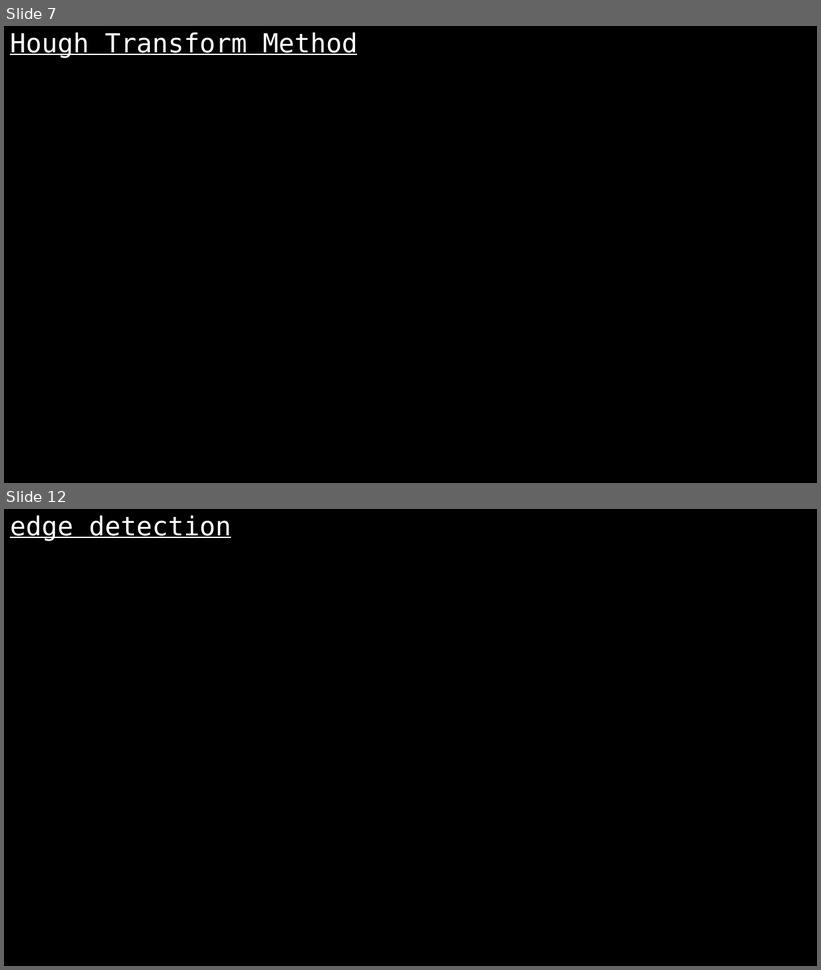
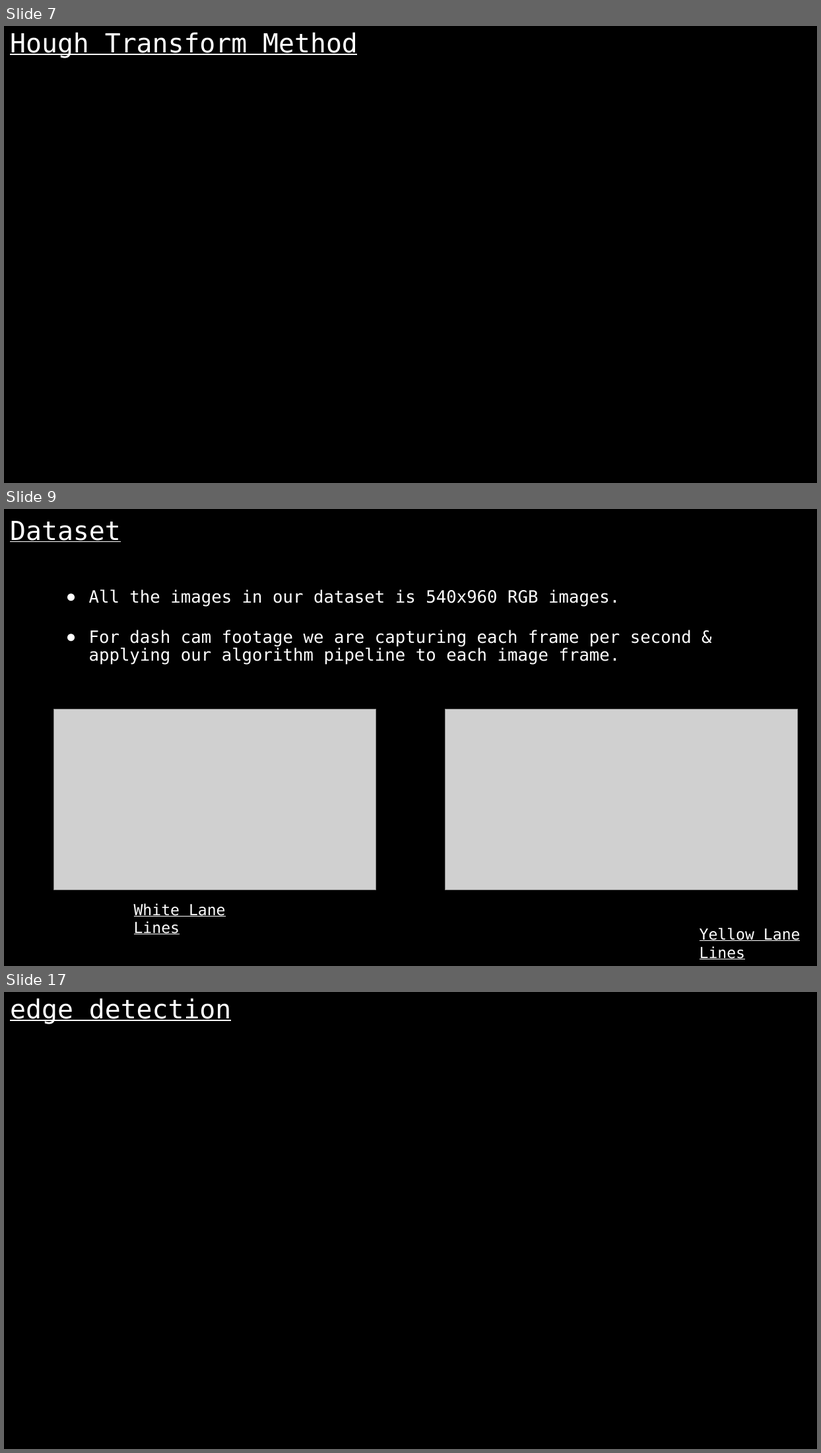
Before and after one commit to karthikeyanrathore/Lane-Line-Detection, a slide deck: laneline.pptx. Shown one above the other, each under a label of ours: slides 7 and 12 before the commit, slides 7, 9 and 17 after it; the slides between them are not shown. The pictures are 821x970 and 821x1453 pixels, drawn with LibreOffice and Linux fonts; fonts in the diff are those of the drawing; grey boxes stand for pictures. Boxes give left, top, right and bottom in pixels: in the first picture for what was removed or moved away, otherwise in the second. Text is boxed around its words. In the diff, an @@ line names an element or a change of style, - is before the commit and + after.

```diff
--- a/laneline.pptx
+++ b/laneline.pptx
@@ slide 9 added at [4, 509, 817, 966], background #000000 @@
@@ title added at [10, 521, 121, 542], 31 pt, text #FFFFFF, underline @@
+Dataset
@@ text added at [89, 590, 692, 665], 20 pt, text #FFFFFF @@
+● All the images in our dataset is 540x960 RGB images.
+● For dash cam footage we are capturing each frame per second & applying our algorithm pipeline to each image frame.
@@ picture added at [54, 709, 376, 890] @@
@@ picture added at [446, 709, 798, 890] @@
@@ text added at [134, 904, 226, 935], 18 pt, text #FFFFFF, underline @@
+White Lane Lines
@@ text added at [700, 928, 801, 960], 18 pt, text #FFFFFF, underline @@
+Yellow Lane Lines
@@ what was slide 12 is now slide 17 @@
```
Also in this commit, not shown: 2 slides changed, 10 other slides added, 6 slides removed, 11 other files.
